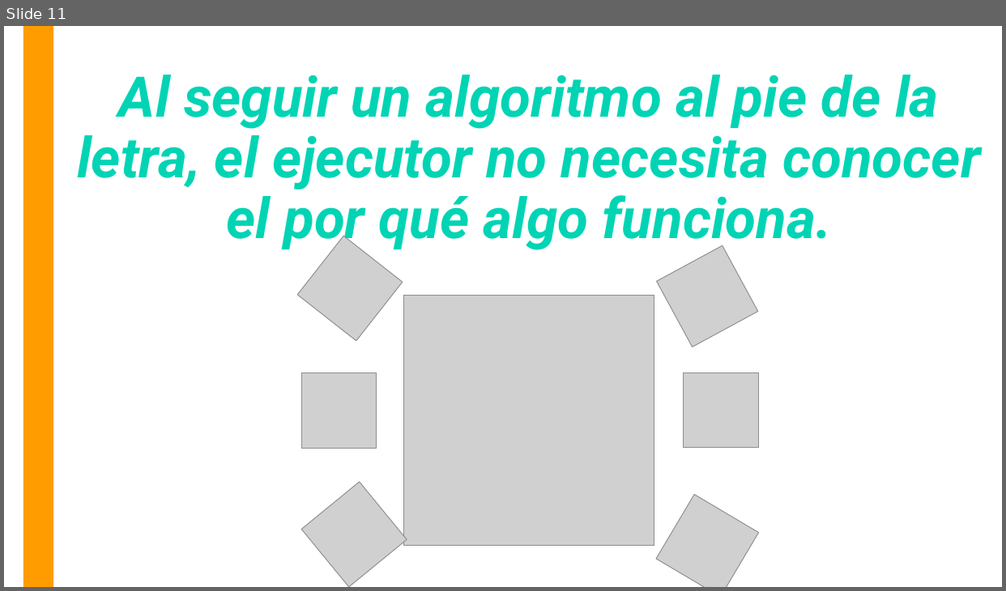
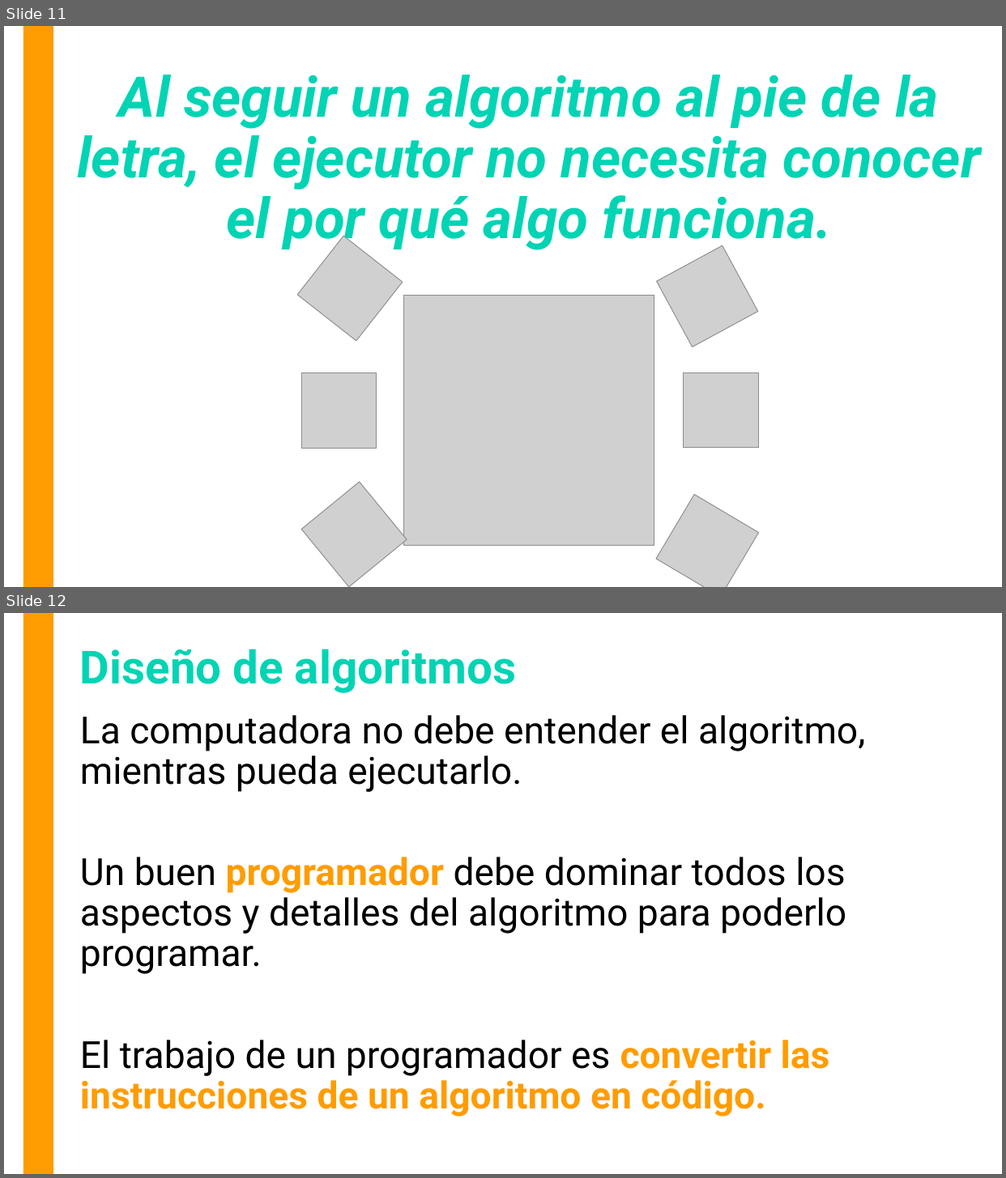
Before and after one commit to OMardil/INFO1_MOD4-Intro-a-Java, a slide deck: 01 Presentacion/INFO1_MOD4-Algoritmos_y_Diagramas.pptx. Shown one above the other, each under a label of ours: slide 11 before the commit, slides 11 and 12 after it. The pictures are 1006x591 and 1006x1178 pixels, drawn with LibreOffice and Linux fonts; fonts in the diff are those of the drawing; grey boxes stand for pictures. Boxes give left, top, right and bottom in pixels: in the first picture for what was removed or moved away, otherwise in the second. Text is boxed around its words. In the diff, an @@ line names an element or a change of style, - is before the commit and + after.

```diff
--- a/01 Presentacion/INFO1_MOD4-Algoritmos_y_Diagramas.pptx
+++ b/01 Presentacion/INFO1_MOD4-Algoritmos_y_Diagramas.pptx
@@ slide 12 added at box(4, 613, 1002, 1174), background #FFFFFF; not listed: 1 template element that a slide beside it also shows @@
@@ title added at box(80, 649, 517, 693), 44 pt, text #01D4B4, bold @@
+Diseño de algoritmos
@@ text added at box(80, 715, 865, 1117), 36 pt, text #000000 @@
+La computadora no debe entender el algoritmo, mientras pueda ejecutarlo.
+Un buen programador debe dominar todos los aspectos y detalles del algoritmo para poderlo programar.
+El trabajo de un programador es convertir las instrucciones de un algoritmo en código.
```
Also in this commit, not shown: 19 other slides added.
